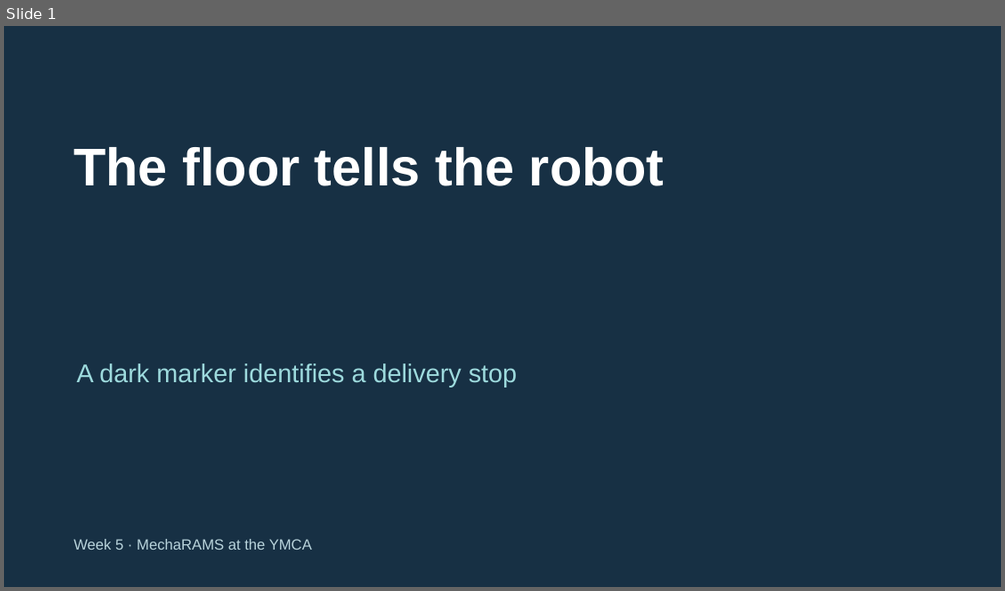
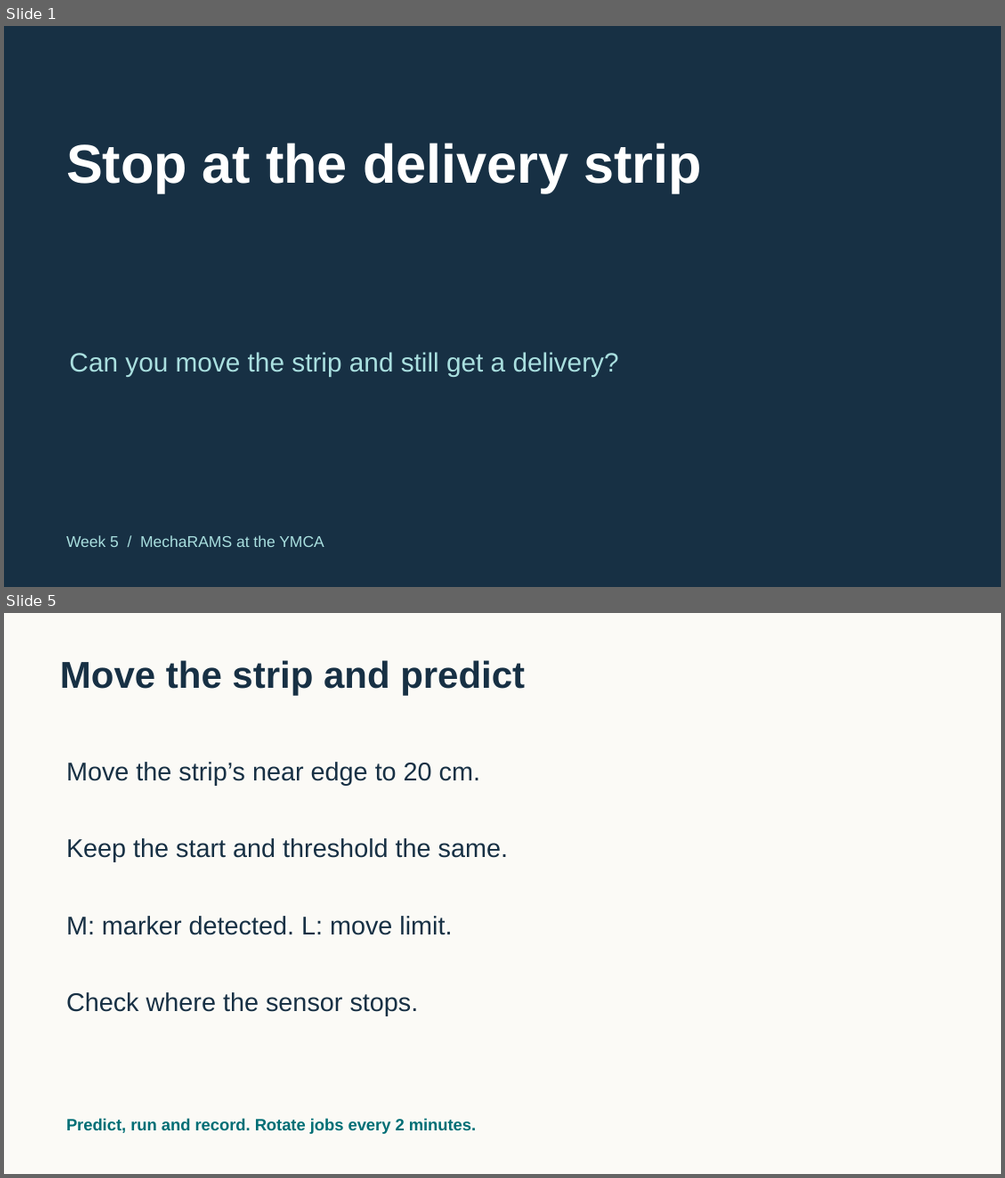
Before and after one commit to FRC999/YMCA-SPIKE-education, a slide deck: 03_Presentations/W05_marker.pptx. Shown one above the other, each under a label of ours: slide 1 before the commit, slides 1 and 5 after it; the slides between them are not shown. The pictures are 1005x591 and 1005x1178 pixels, drawn with LibreOffice and Linux fonts; fonts in the diff are those of the drawing. Boxes give left, top, right and bottom in pixels: in the first picture for what was removed or moved away, otherwise in the second. Text is boxed around its words. In the diff, an @@ line names an element or a change of style, - is before the commit and + after.

Commit message:
Update mentor decks for the Week 4 and 5 printable fields

```diff
--- a/03_Presentations/W05_marker.pptx
+++ b/03_Presentations/W05_marker.pptx
@@ slide 5 added at [4,613,1001,1174], background #FBFAF6 @@
@@ text added at [60,660,525,695], 36 pt, text #173044, bold @@
+Move the strip and predict
@@ text added at [66,762,480,785], 24.8 pt, text #173044 @@
+Move the strip’s near edge to 20 cm.
@@ text added at [66,838,508,862], 24.8 pt, text #173044 @@
+Keep the start and threshold the same.
@@ text added at [66,916,452,935], 24.8 pt, text #173044 @@
+M: marker detected. L: move limit.
@@ text added at [66,992,419,1016], 24.8 pt, text #173044 @@
+Check where the sensor stops.
@@ text added at [66,1118,476,1134], 15.8 pt, text #006E75, bold @@
+Predict, run and record. Rotate jobs every 2 minutes.
@@ slide 1 changed as well @@
@@ text at [66,143,702,192]: text changed; size 51 to 52.5 pt @@
-The floor tells the robot
+Stop at the delivery strip
@@ text at [69,352,619,377]: text changed; size 24.8 to 25.5 pt; text colour #9DDADD to #A9DFDF @@
-A dark marker identifies a delivery stop
+Can you move the strip and still get a delivery?
@@ text at [66,535,324,547]: text changed; size 14.2 to 15 pt; text colour #B9D4DC to #A9DFDF @@
-Week 5 · MechaRAMS at the YMCA
+Week 5 / MechaRAMS at the YMCA
```
Also in this commit, not shown: 4 other slides added, 5 slides removed, 17 other files.
